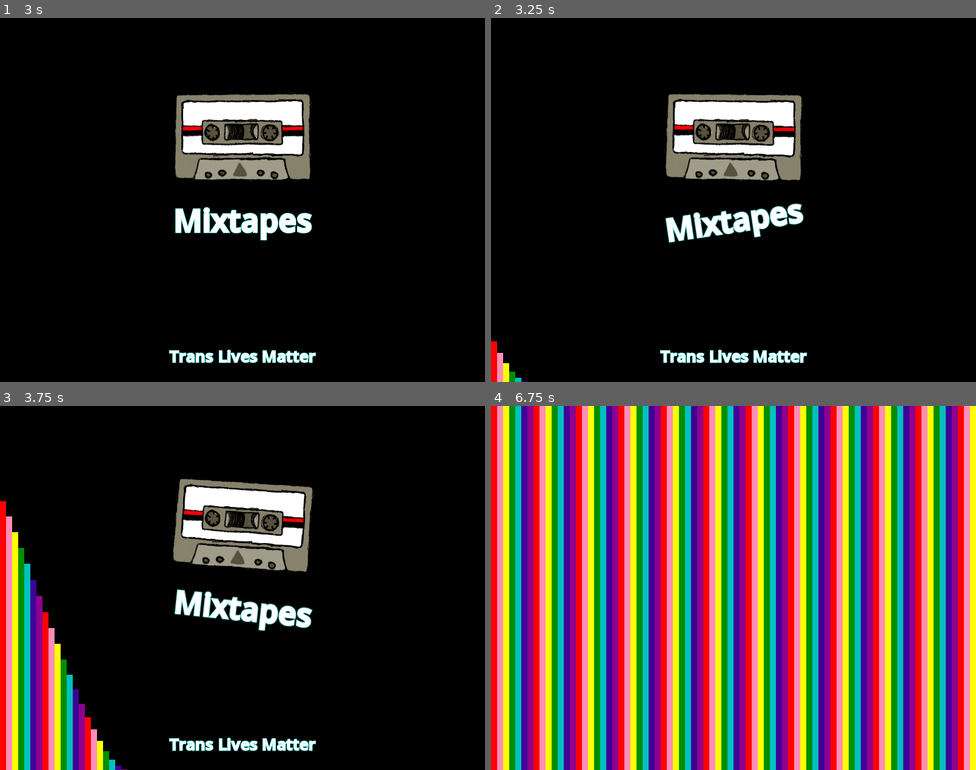
Above: before the commit, frames 1-4 (two rows, left to right).
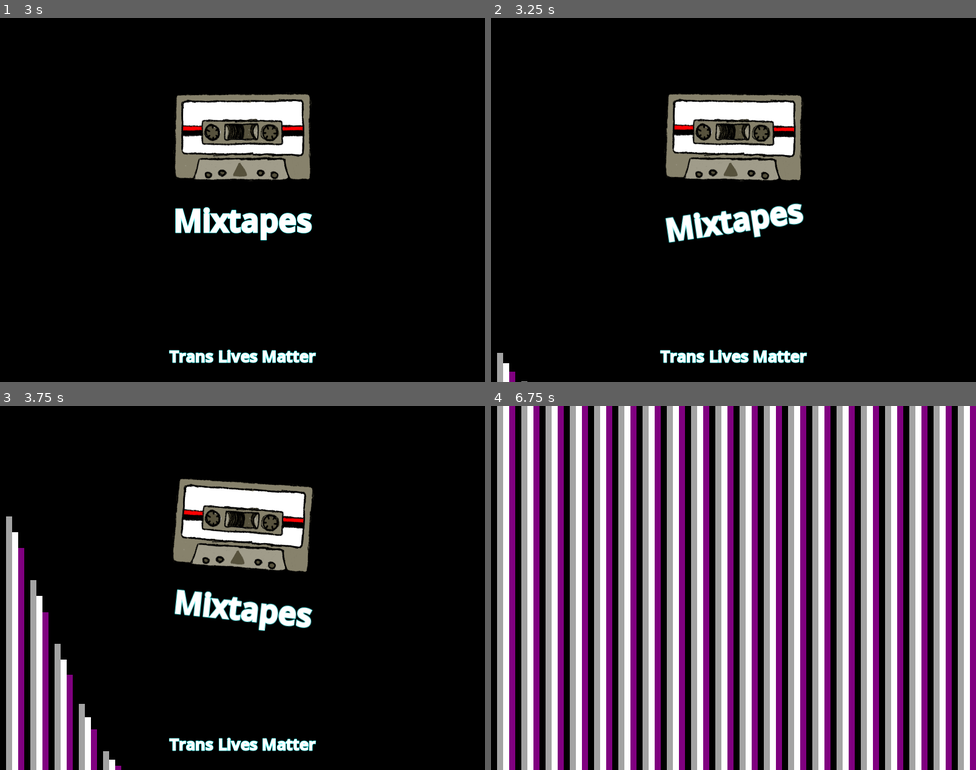
Above: after the commit, the same moments.

Repository: Falme/Mixtapes
Game: Godot game, scene res://Scenes/splash.tscn
Same seed, same stepped clock (60 frames per second), same inputs: the game is played once before the commit and once after it.
Inputs:
- Up to frame 1 (3 s): no input
- Up to frame 2 (3.25 s): no input
- Up to frame 3 (3.75 s): no input
- Up to frame 4 (6.75 s): no input

Frame 1 is identical in both runs. In frame 2, 0.4% of the frame differs, in the area x 0-8%, y 88-100%; in frame 3, 8.5%; in frame 4, 98%, in the area x 0-100%, y 0-100%.

Commit message:
More pride!

Diff:
--- a/Data/flagcolors.json
+++ b/Data/flagcolors.json
@@ -1,26 +1,164 @@
 {
 	"flags":[
-		[
-			{"r":91, "g":206, "b":250},
-			{"r":245, "g":169, "b":184},
-			{"r":255, "g":255, "b":255},
-			{"r":245, "g":169, "b":184},
-			{"r":91, "g":206, "b":250},
-		],
-		[
-			{"r":255, "g":0, "b":0},
-			{"r":255, "g":142, "b":184},
-			{"r":255, "g":255, "b":0},
-			{"r":0, "g":142, "b":0},
-			{"r":0, "g":192, "b":192},
-			{"r":64, "g":0, "b":152},
-			{"r":142, "g":0, "b":142},
-		],
-		[
-			{"r":0, "g":0, "b":0},
-			{"r":163, "g":163, "b":163},
-			{"r":255, "g":255, "b":255},
-			{"r":128, "g":0, "b":128},
-		]
+		{
+			"id":"trans",
+			"colors":[
+				{"r":91, "g":206, "b":250},
+				{"r":245, "g":169, "b":184},
+				{"r":255, "g":255, "b":255},
+				{"r":245, "g":169, "b":184},
+				{"r":91, "g":206, "b":250},
+			]
+		},
+		{
+			"id":"lgbt",
+			"colors":[
+				{"r":255, "g":0, "b":0},
+				{"r":255, "g":142, "b":184},
+				{"r":255, "g":255, "b":0},
+				{"r":0, "g":142, "b":0},
+				{"r":0, "g":192, "b":192},
+				{"r":64, "g":0, "b":152},
+				{"r":142, "g":0, "b":142},
+			]
+		},
+		{
+			"id":"two-spirit",
+			"colors":[
+				{"r":255, "g":0, "b":0},
+				{"r":255, "g":142, "b":184},
+				{"r":255, "g":255, "b":0},
+				{"r":0, "g":142, "b":0},
+				{"r":0, "g":192, "b":192},
+				{"r":64, "g":0, "b":152},
+				{"r":142, "g":0, "b":142},
+				{"r":0, "g":0, "b":0},
+				{"r":255, "g":255, "b":255},
+			]
+		},
+		{
+			"id":"ace",
+			"colors":[
+				{"r":0, "g":0, "b":0},
+				{"r":163, "g":163, "b":163},
+				{"r":255, "g":255, "b":255},
+				{"r":128, "g":0, "b":128},
+			]
+		},
+		{
+			"id":"lesbian",
+			"colors":[
+				{"r":213, "g":45, "b":0},
+				{"r":239, "g":118, "b":39},
+				{"r":255, "g":154, "b":86},
+				{"r":255, "g":255, "b":255},
+				{"r":209, "g":98, "b":164},
+				{"r":181, "g":86, "b":144},
+				{"r":163, "g":2, "b":98},
+			]
+		},
+		{
+			"id":"gay",
+			"colors":[
+				{"r":7, "g":141, "b":112},
+				{"r":38, "g":206, "b":170},
+				{"r":152, "g":232, "b":193},
+				{"r":255, "g":255, "b":255},
+				{"r":123, "g":173, "b":226},
+				{"r":80, "g":73, "b":204},
+				{"r":61, "g":26, "b":120},
+			]
+		},
+		{
+			"id":"bi",
+			"colors":[
+				{"r":214, "g":2, "b":112},
+				{"r":155, "g":79, "b":150},
+				{"r":0, "g":56, "b":168},
+			]
+		},
+		{
+			"id":"pan",
+			"colors":[
+				{"r":255, "g":33, "b":140},
+				{"r":255, "g":216, "b":0},
+				{"r":33, "g":177, "b":255},
+			]
+		},
+		{
+			"id":"polysex",
+			"colors":[
+				{"r":247, "g":20, "b":186},
+				{"r":1, "g":214, "b":106},
+				{"r":21, "g":148, "b":246},
+			]
+		},
+		{
+			"id":"polyamour",
+			"colors":[
+				{"r":0, "g":0, "b":255},
+				{"r":255, "g":0, "b":0},
+				{"r":255, "g":255, "b":0},
+				{"r":0, "g":0, "b":0},
+			]
+		},
+		{
+			"id":"nb",
+			"colors":[
+				{"r":252, "g":244, "b":52},
+				{"r":255, "g":255, "b":255},
+				{"r":156, "g":89, "b":209},
+				{"r":44, "g":44, "b":44},
+			]
+		},
+		{
+			"id":"intersex",
+			"colors":[
+				{"r":255, "g":216, "b":0},
+				{"r":121, "g":2, "b":170},
+			]
+		},
+		{
+			"id":"genderfluid",
+			"colors":[
+				{"r":255, "g":118, "b":164},
+				{"r":255, "g":255, "b":255},
+				{"r":192, "g":17, "b":215},
+				{"r":0, "g":0, "b":0},
+				{"r":47, "g":60, "b":190},
+			]
+		},
+		{
+			"id":"genderqueer",
+			"colors":[
+				{"r":181, "g":126, "b":220},
+				{"r":255, "g":255, "b":255},
+				{"r":74, "g":129, "b":35},
+			]
+		},
+		{
+			"id":"agender",
+			"colors":[
+				{"r":0, "g":0, "b":0},
+				{"r":188, "g":196, "b":199},
+				{"r":255, "g":255, "b":255},
+				{"r":183, "g":246, "b":132},
+				{"r":255, "g":255, "b":255},
+				{"r":188, "g":196, "b":199},
+				{"r":0, "g":0, "b":0},
+			]
+		},
+		{
+			"id":"bigender",
+			"colors":[
+				{"r":196, "g":121, "b":162},
+				{"r":237, "g":165, "b":205},
+				{"r":214, "g":199, "b":232},
+				{"r":255, "g":255, "b":255},
+				{"r":214, "g":199, "b":232},
+				{"r":154, "g":199, "b":232},
+				{"r":109, "g":130, "b":209},
+			]
+		},
 	]
 }
--- a/Scripts/SplashScreen/Transition/transition_animator.gd
+++ b/Scripts/SplashScreen/Transition/transition_animator.gd
@@ -28,7 +28,7 @@
 	flag_colors_index = rng.randi_range(0, flag_colors_data["flags"].size()-1)
 
 	#Save Flag Stripes Length for optimized call
-	flag_colors_size = flag_colors_data["flags"][flag_colors_index].size()
+	flag_colors_size = flag_colors_data["flags"][flag_colors_index]["colors"].size()
 
 	# initialize Flag Stripes array
 	_flag_stripes.resize(80)
@@ -50,9 +50,9 @@
 
 func add_flag_strip(index) -> void:
 
-	var _r = (flag_colors_data["flags"][flag_colors_index][(index%flag_colors_size)]["r"])/255
-	var _g = (flag_colors_data["flags"][flag_colors_index][(index%flag_colors_size)]["g"])/255
-	var _b = (flag_colors_data["flags"][flag_colors_index][(index%flag_colors_size)]["b"])/255
+	var _r = (flag_colors_data["flags"][flag_colors_index]["colors"][(index%flag_colors_size)]["r"])/255
+	var _g = (flag_colors_data["flags"][flag_colors_index]["colors"][(index%flag_colors_size)]["g"])/255
+	var _b = (flag_colors_data["flags"][flag_colors_index]["colors"][(index%flag_colors_size)]["b"])/255
 
 	var _instance = flag_animation_instance.duplicate()
 	_instance.local_position(Vector2(index*10,0))
